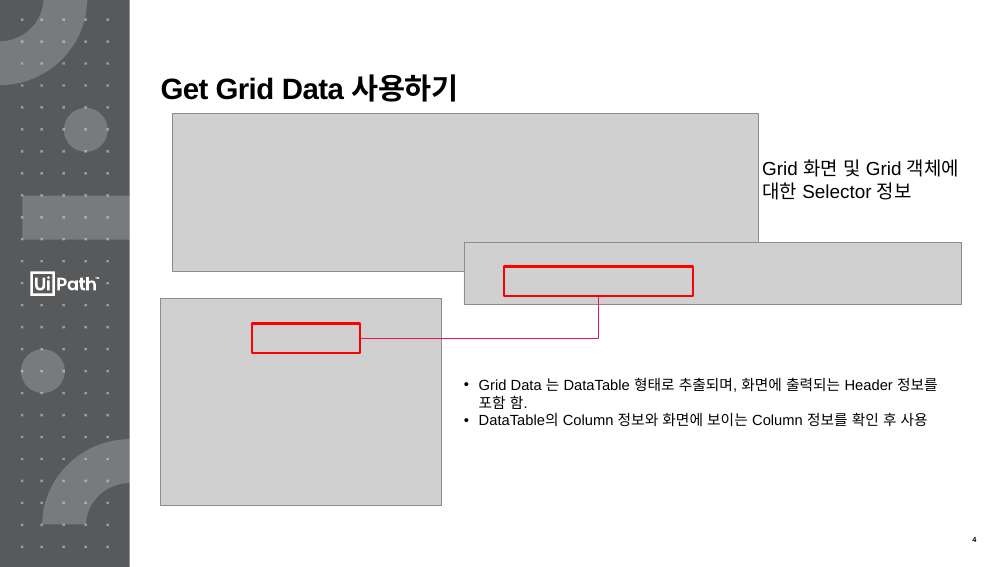
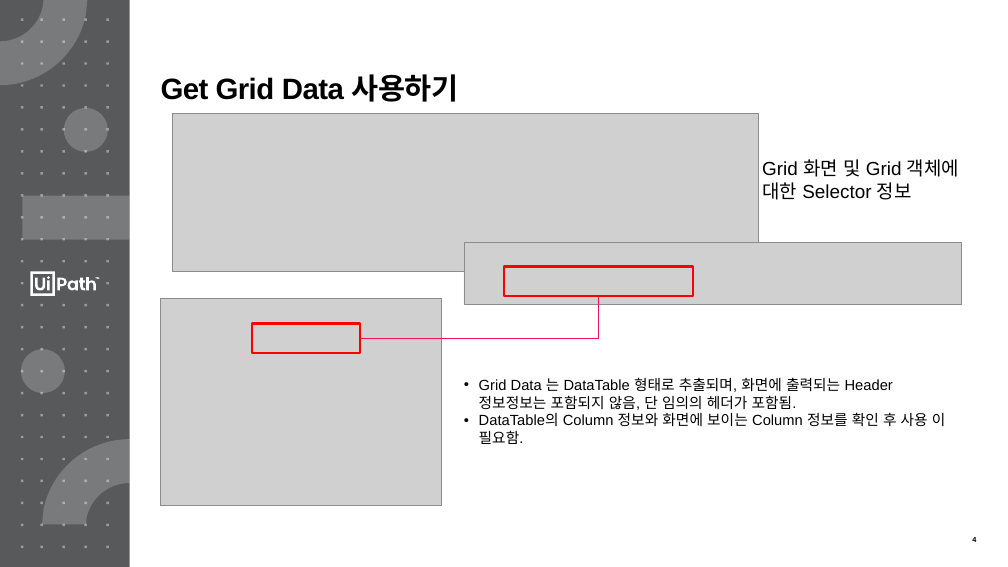
Before and after one commit to uipathkorea/CustomActivities, a slide deck: slide 4 of XPlatformConnector/XPlatformConnector사용가이드.pptx. Drawn at 1008x567 pixels with LibreOffice and Linux fonts; fonts in the diff are those of the drawing; grey boxes stand for pictures. Boxes give left, top, right and bottom in pixels: in the first picture for what was removed or moved away, otherwise in the second. Text is boxed around its words. In the diff, an @@ line names an element or a change of style, - is before the commit and + after.

Commit message:
샘플 xaml 및 사용가이드 갱신

```diff
--- a/XPlatformConnector/XPlatformConnector사용가이드.pptx
+++ b/XPlatformConnector/XPlatformConnector사용가이드.pptx
@@ text at [479, 377, 946, 444]: text changed @@
-• Grid Data 는 DataTable 형태로 추출되며, 화면에 출력되는 Header 정보를 포함 함.
-• DataTable의 Column 정보와 화면에 보이는 Column 정보를 확인 후 사용
+• Grid Data 는 DataTable 형태로 추출되며, 화면에 출력되는 Header 정보정보는 포함되지 않음, 단 임의의 헤더가 포함됨.
+• DataTable의 Column 정보와 화면에 보이는 Column 정보를 확인 후 사용 이 필요함.
```
Also in this commit, not shown: 1 other slide changed, 3 slides added, 5 other files.
